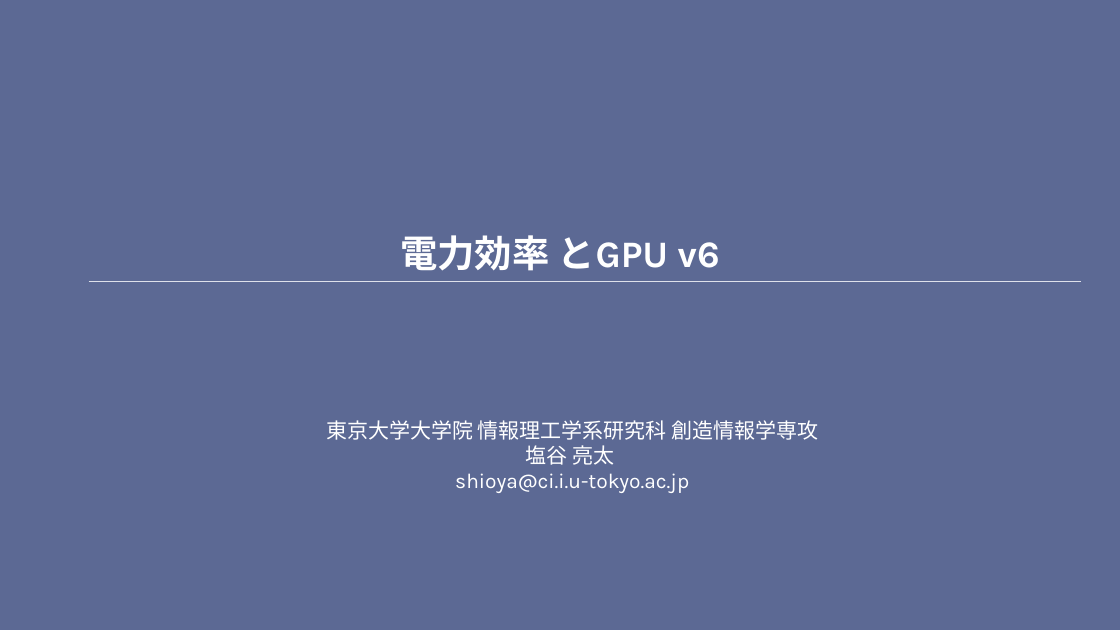
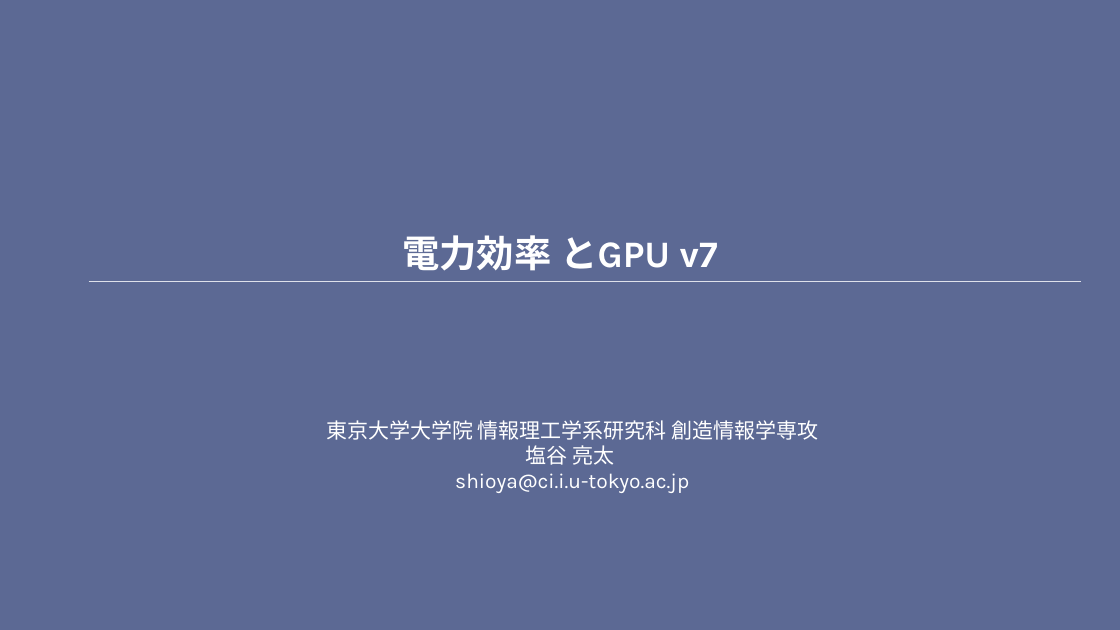
Before and after one commit to shioyadan/advanced-computer-organization, a slide deck: slide 1 of aco-shioya-circuit-and-gpu.pptx. Drawn at 1120x630 pixels with LibreOffice and Linux fonts; fonts in the diff are those of the drawing. Boxes give left, top, right and bottom in pixels: in the first picture for what was removed or moved away, otherwise in the second. Text is boxed around its words. In the diff, an @@ line names an element or a change of style, - is before the commit and + after.

```diff
--- a/aco-shioya-circuit-and-gpu.pptx
+++ b/aco-shioya-circuit-and-gpu.pptx
@@ title at <box>402,235,718,271</box>: text changed @@
-電力効率 とGPU v6
+電力効率 とGPU v7
```
Also in this commit, not shown: 1 other slide changed, 1 other file.
